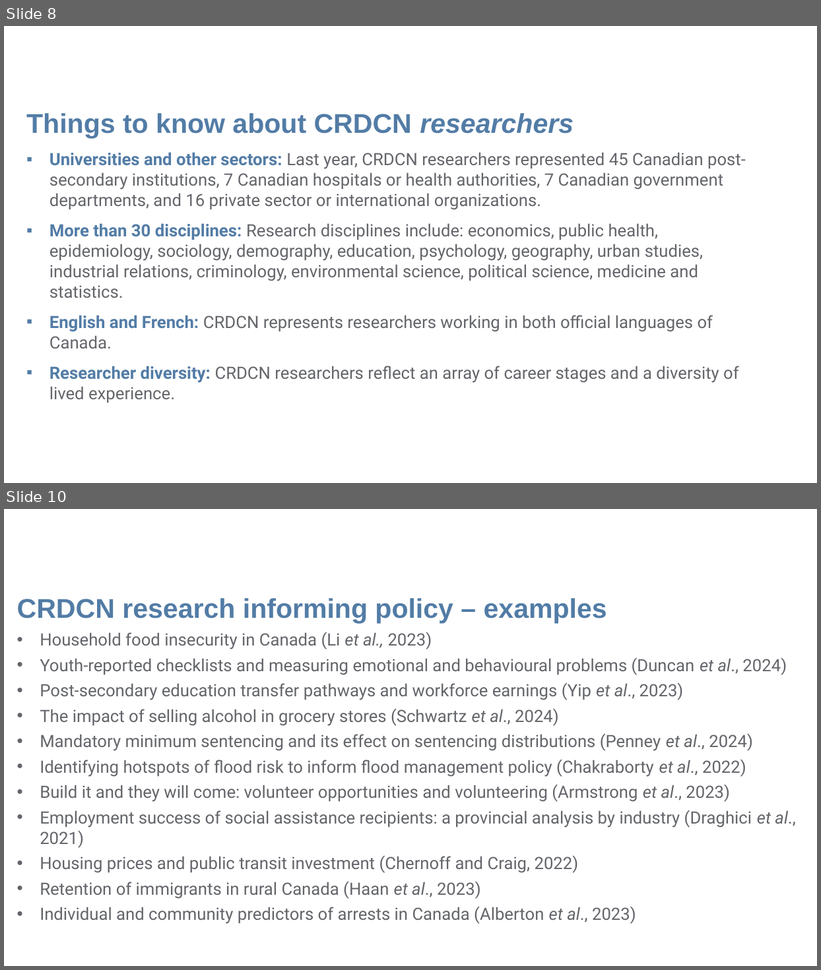
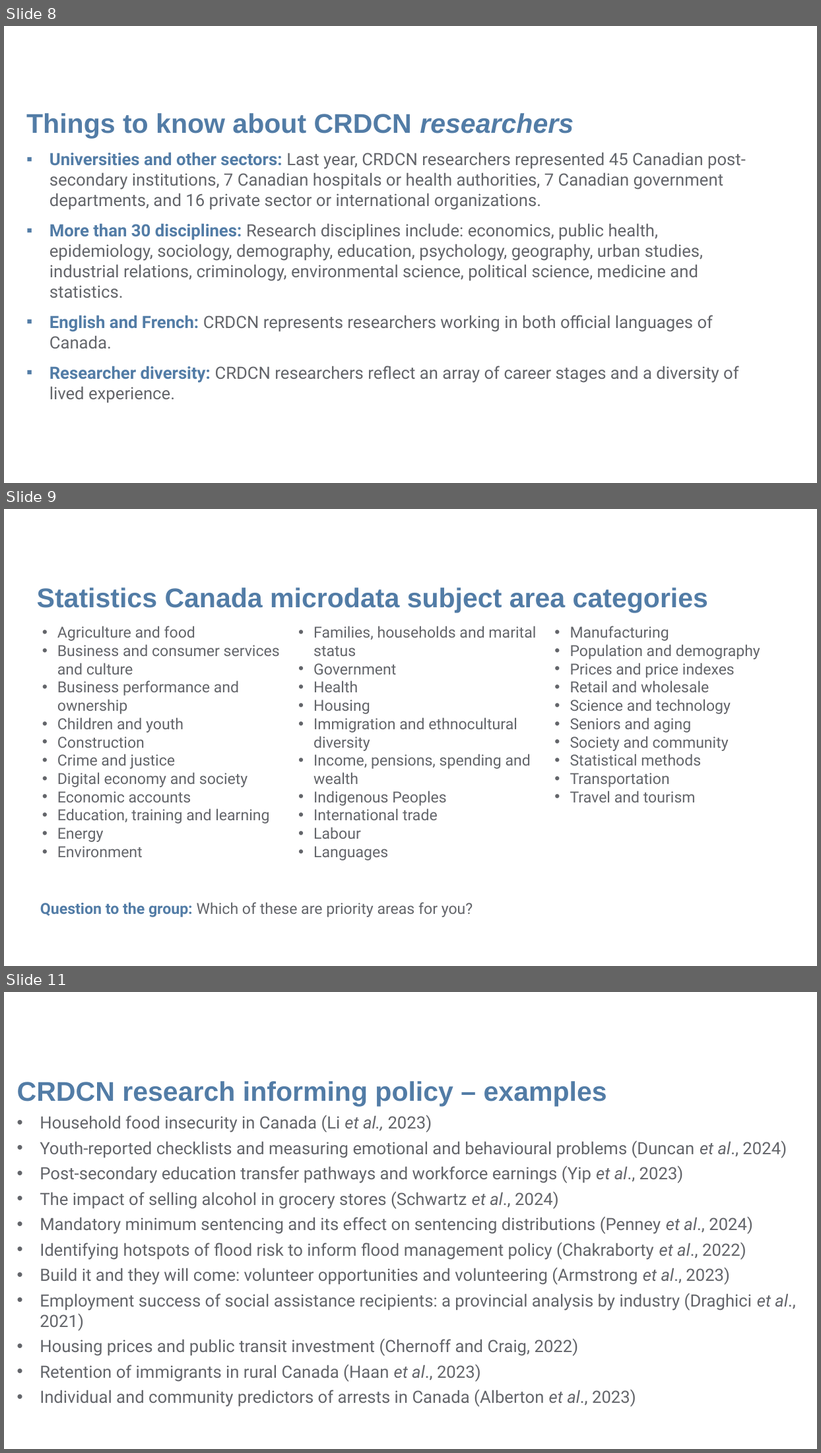
Before and after one commit to CRDCN/RAD_Training, a slide deck: Provincial outreach deck.pptx. Shown one above the other, each under a label of ours: slides 8 and 10 before the commit, slides 8, 9 and 11 after it; the slides between them are not shown. The pictures are 821x970 and 821x1453 pixels, drawn with LibreOffice and Linux fonts; fonts in the diff are those of the drawing; background and template pictures are left out. Boxes give left, top, right and bottom in pixels: in the first picture for what was removed or moved away, otherwise in the second. Text is boxed around its words. In the diff, an @@ line names an element or a change of style, - is before the commit and + after.

```diff
--- a/Provincial outreach deck.pptx
+++ b/Provincial outreach deck.pptx
@@ slide 9 added at <box>4,509,817,966</box>, background picture (left out) @@
@@ title added at <box>37,588,708,613</box>, 32 pt, text #527CA6, bold @@
+Statistics Canada microdata subject area categories
@@ text added at <box>57,626,760,861</box>, 18 pt, text #63656A @@
+• Agriculture and food
+• Business and consumer services and culture
+• Business performance and ownership
+• Children and youth
+• Construction
+• Crime and justice
+• Digital economy and society
+• Economic accounts
+• Education, training and learning
+• Energy
+• Environment
+• Families, households and marital status
+• Government
+• Health
+• Housing
+• Immigration and ethnocultural diversity
+• Income, pensions, spending and wealth
+• Indigenous Peoples
+• International trade
+• Labour
+• Languages
+• Manufacturing
+• Population and demography
+• Prices and price indexes
+• Retail and wholesale
+• Science and technology
+• Seniors and aging
+• Society and community
+• Statistical methods
+• Transportation
+• Travel and tourism
@@ text added at <box>40,902,473,918</box>, 18 pt, text #63656A @@
+Question to the group: Which of these are priority areas for you?
@@ what was slide 10 is now slide 11 @@
```
Also in this commit, not shown: 2 slides changed, 2 other files.
